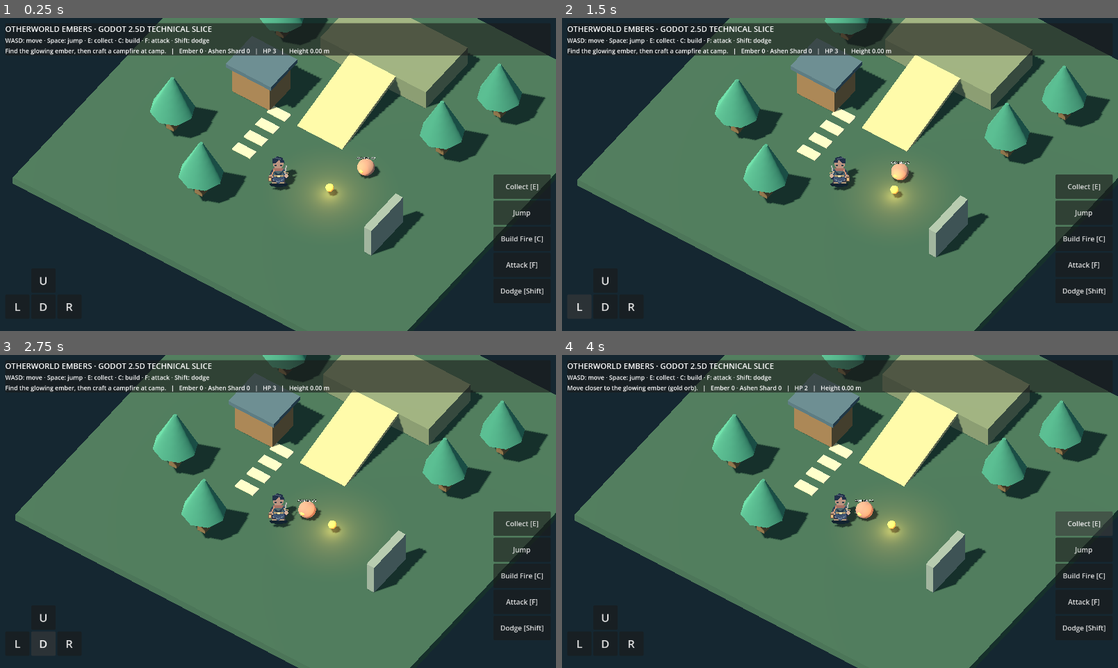
Above: before the commit, frames 1-4 (two rows, left to right).
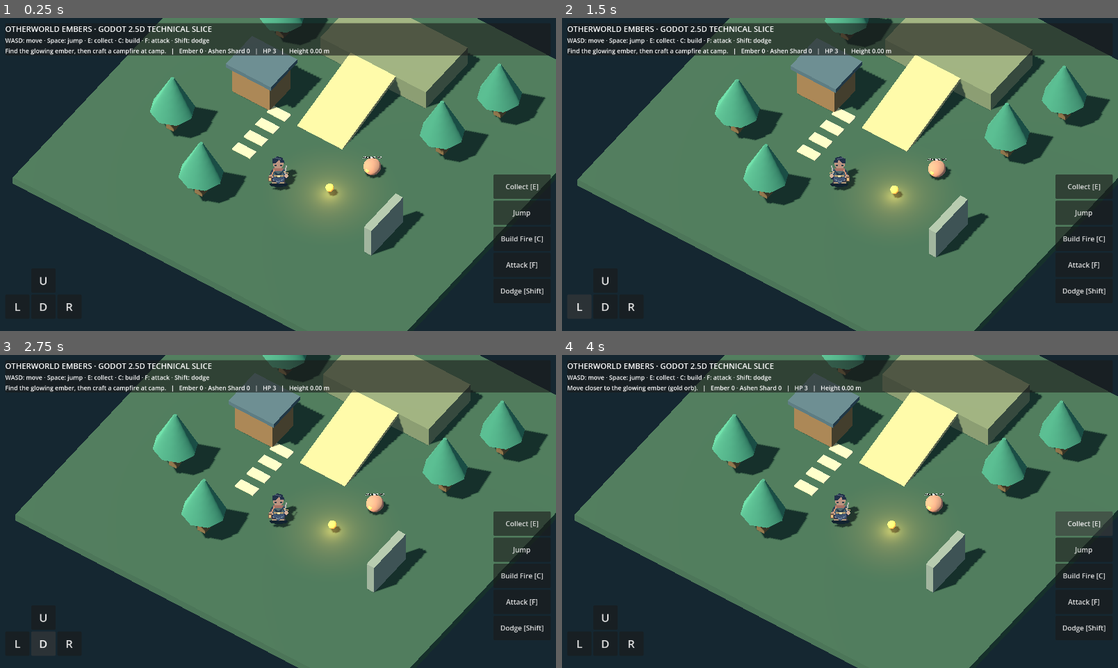
Above: after the commit, the same moments.

Repository: shaolei528/shaolei
Game: Godot game, scene res://scenes/main.tscn
Same seed, same stepped clock (60 frames per second), same inputs: the game is played once before the commit and once after it.
Inputs:
- Up to frame 1 (0.25 s): no input
- Up to frame 2 (1.5 s): click "U" at 0.5 s; click "L" at 1.25 s
- Up to frame 3 (2.75 s): click "D" at 2 s
- Up to frame 4 (4 s): click "R" at 2.75 s; click "Collect [E]" at 3.5 s

The runs differ from the first frame. In frame 1, 0.2% of the frame differs, in the area x 64-70%, y 44-52%; in frame 2, 0.4%, in the area x 59-70%, y 44-53%; in frame 3, 0.4%; in frame 4, 0.4%.

Commit message:
Activate Ashling only after the campfire loop

Diff:
--- a/otherworld-godot/game/scripts/world_3d.gd
+++ b/otherworld-godot/game/scripts/world_3d.gd
@@ -11,6 +11,7 @@
 var campfire_crafted := false
 var enemy
 var ash_shard_drop: MeshInstance3D
+var player_ref: CharacterBody3D
 var status := "Find the glowing ember, then craft a campfire at camp."
 var ember_position := Vector3(2.8, 0.5, 3.1)
 var camp_position := Vector3(-4.6, 0.0, 1.2)
@@ -75,7 +76,7 @@
 	add_child(enemy)
 
 func set_player(player: CharacterBody3D) -> void:
-	enemy.target = player
+	player_ref = player
 
 func _setup_campfire_ghost() -> void:
 	campfire = Node3D.new()
@@ -178,7 +179,8 @@
 		return false
 	campfire_crafted = true
 	campfire.visible = true
-	status = "Campfire built · Ember 0 · Your first shelter is ready."
+	enemy.target = player_ref
+	status = "Campfire built · Ember 0 · The fire draws an Ashling nearby."
 	return true
 
 func attack(player_position: Vector3) -> bool:
--- a/otherworld-godot/game/tests/smoke.gd
+++ b/otherworld-godot/game/tests/smoke.gd
@@ -63,6 +63,7 @@
 	check(world.crafting.count("ember") == 1, "failed crafting preserves ingredients")
 	check(world.craft_campfire(world.camp_position), "campfire crafts at the camp work area")
 	check(world.campfire_crafted and world.campfire.visible and world.campfire_light.visible, "crafted campfire appears and lights the area")
+	check(world.enemy.target == player, "lighting the first campfire awakens the Ashling")
 	check(world.crafting.count("ember") == 0, "crafting consumes the ember")
 	check(not world.craft_campfire(world.camp_position), "campfire cannot be crafted twice")
 	check(not world.interact(world.ember_position), "ember cannot be collected twice")
